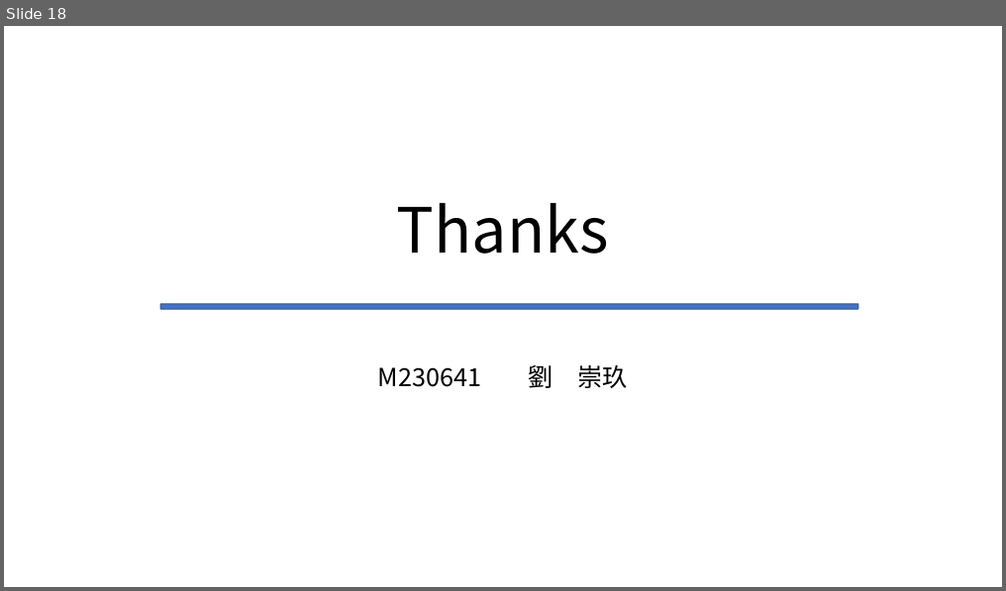
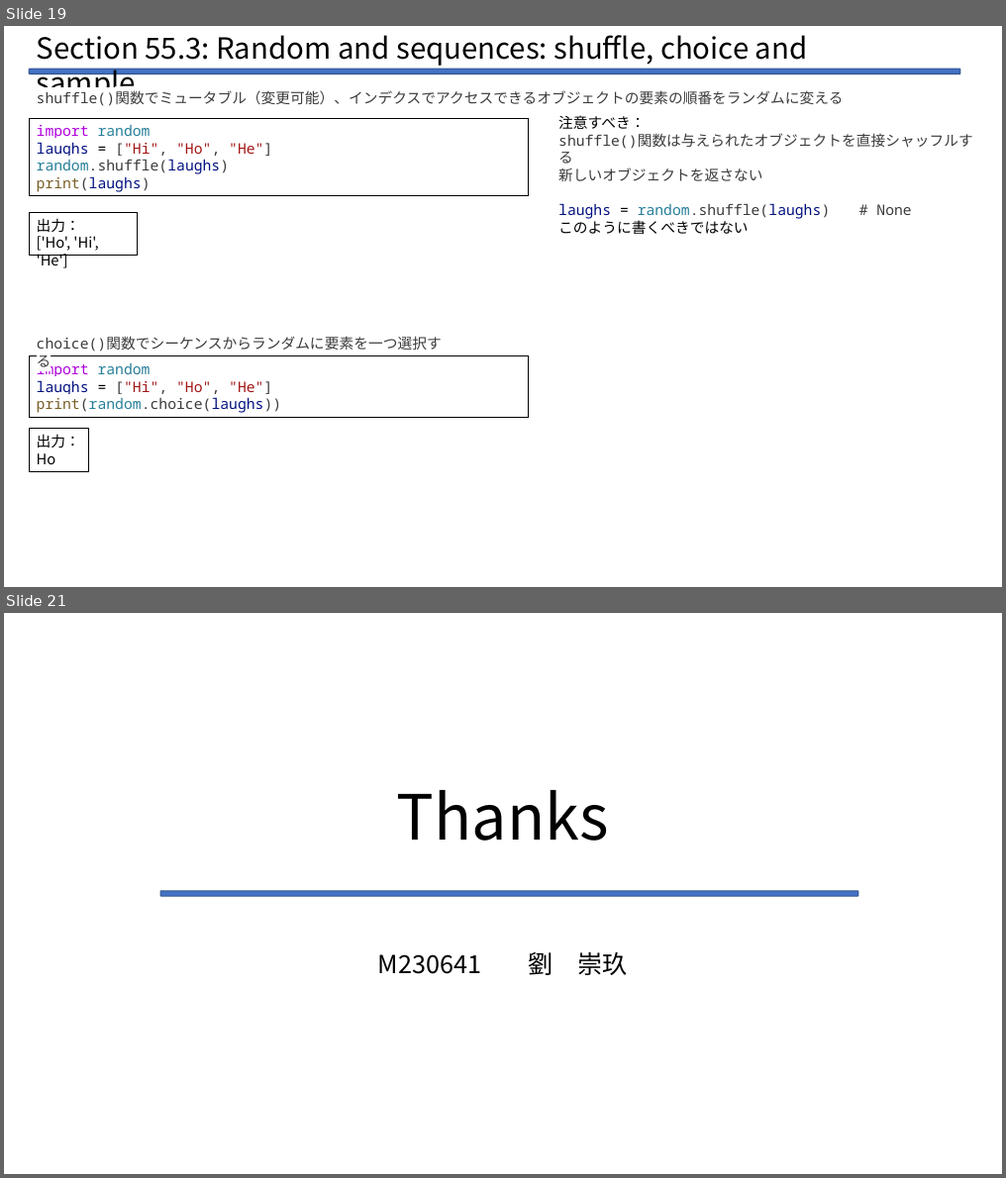
Before and after one commit to Legolas9999/zemi, a slide deck: lcj_zemi_python.pptx. Shown one above the other, each under a label of ours: slide 18 before the commit, slides 19 and 21 after it; the slides between them are not shown. The pictures are 1006x591 and 1006x1178 pixels, drawn with LibreOffice and Linux fonts; fonts in the diff are those of the drawing. Boxes give left, top, right and bottom in pixels: in the first picture for what was removed or moved away, otherwise in the second. Text is boxed around its words. In the diff, an @@ line names an element or a change of style, - is before the commit and + after.

```diff
--- a/lcj_zemi_python.pptx
+++ b/lcj_zemi_python.pptx
@@ slide 19 added at bbox=[4, 26, 1002, 587], background #FFFFFF @@
@@ text added at bbox=[37, 35, 808, 66], 28 pt, text #000000 @@
+Section 55.3: Random and sequences: shuffle, choice and sample
@@ rounded rectangle added at bbox=[29, 69, 960, 74], fill #4472C4, outline #325491 1 pt @@
@@ text added at bbox=[37, 90, 844, 106], 14 pt, text #3B3B3B @@
+shuffle()関数でミュータブル（変更可能）、インデクスでアクセスできるオブジェクトの要素の順番をランダムに変える
@@ rectangle added at bbox=[29, 118, 528, 196], outline #000000 0.75 pt, 14 pt, text #001080 @@
+import random
+laughs = ["Hi", "Ho", "He"]
+random.shuffle(laughs)
+print(laughs)
@@ text added at bbox=[558, 115, 973, 235], 14 pt, text #3B3B3B @@
+注意すべき：
+shuffle()関数は与えられたオブジェクトを直接シャッフルする
+新しいオブジェクトを返さない
+laughs = random.shuffle(laughs) # None
+このように書くべきではない
@@ rectangle added at bbox=[29, 212, 137, 255], outline #000000 0.75 pt, 14 pt, text #000000 @@
+出力：
+['Ho', 'Hi', 'He']
@@ text added at bbox=[37, 336, 442, 369], 14 pt, text #3B3B3B @@
+choice()関数でシーケンスからランダムに要素を一つ選択する
@@ rectangle added at bbox=[29, 357, 528, 417], outline #000000 0.75 pt, 14 pt, text #3B3B3B @@
+import random
+laughs = ["Hi", "Ho", "He"]
+print(random.choice(laughs))
@@ rectangle added at bbox=[29, 429, 88, 472], outline #000000 0.75 pt, 14 pt, text #000000 @@
+出力：
+Ho
@@ what was slide 18 is now slide 21 @@
```
Also in this commit, not shown: 3 slides changed, 2 other slides added, 1 other file.
